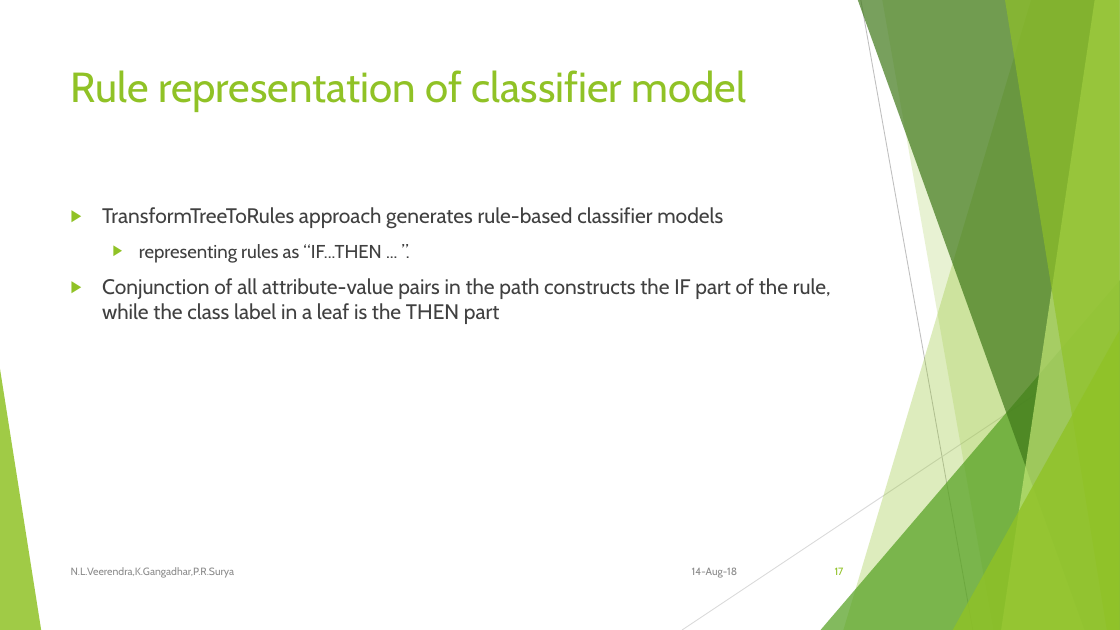
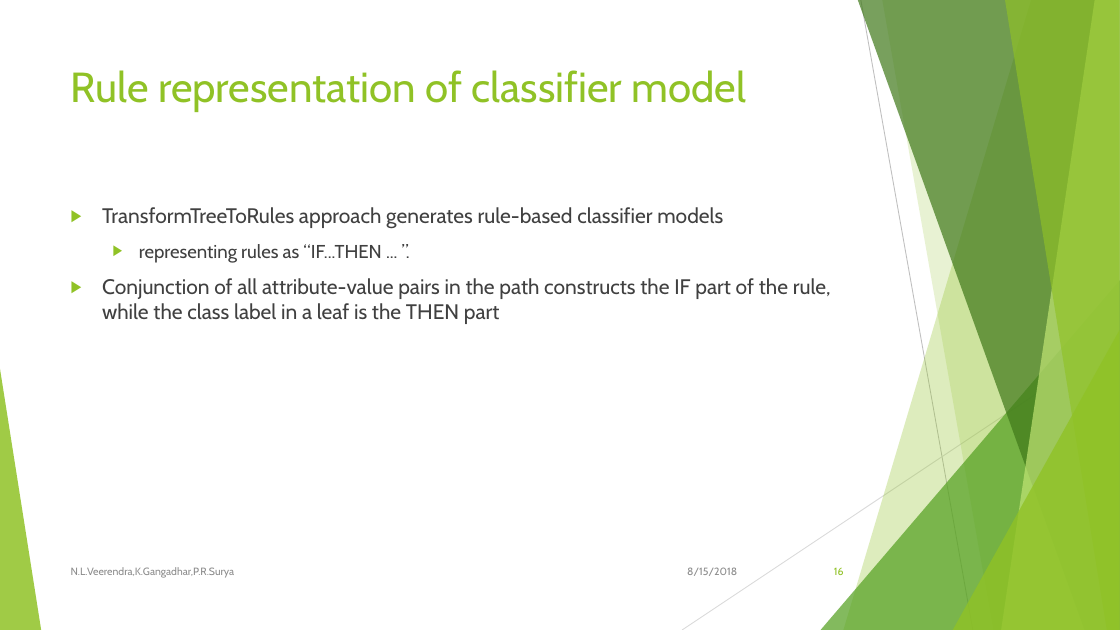
Before and after one commit to LakshmanNanisetti/MiniProject, a slide deck: slide 16 of Presentation/An improved Id3 algorithm for clinical data classification.pptx (slide 17 before the commit). Drawn at 1120x630 pixels with LibreOffice and Linux fonts; fonts in the diff are those of the drawing. Boxes give left, top, right and bottom in pixels: in the first picture for what was removed or moved away, otherwise in the second. Text is boxed around its words. In the diff, an @@ line names an element or a change of style, - is before the commit and + after.

```diff
--- a/Presentation/An improved Id3 algorithm for clinical data classification.pptx
+++ b/Presentation/An improved Id3 algorithm for clinical data classification.pptx
@@ text at <box>687,567,737,576</box>: text changed @@
-14-Aug-18
+8/15/2018
@@ page number at <box>834,567,844,575</box>: text changed @@
-17
+16
```
Also in this commit, not shown: 16 other slides changed, 1 slide removed.
